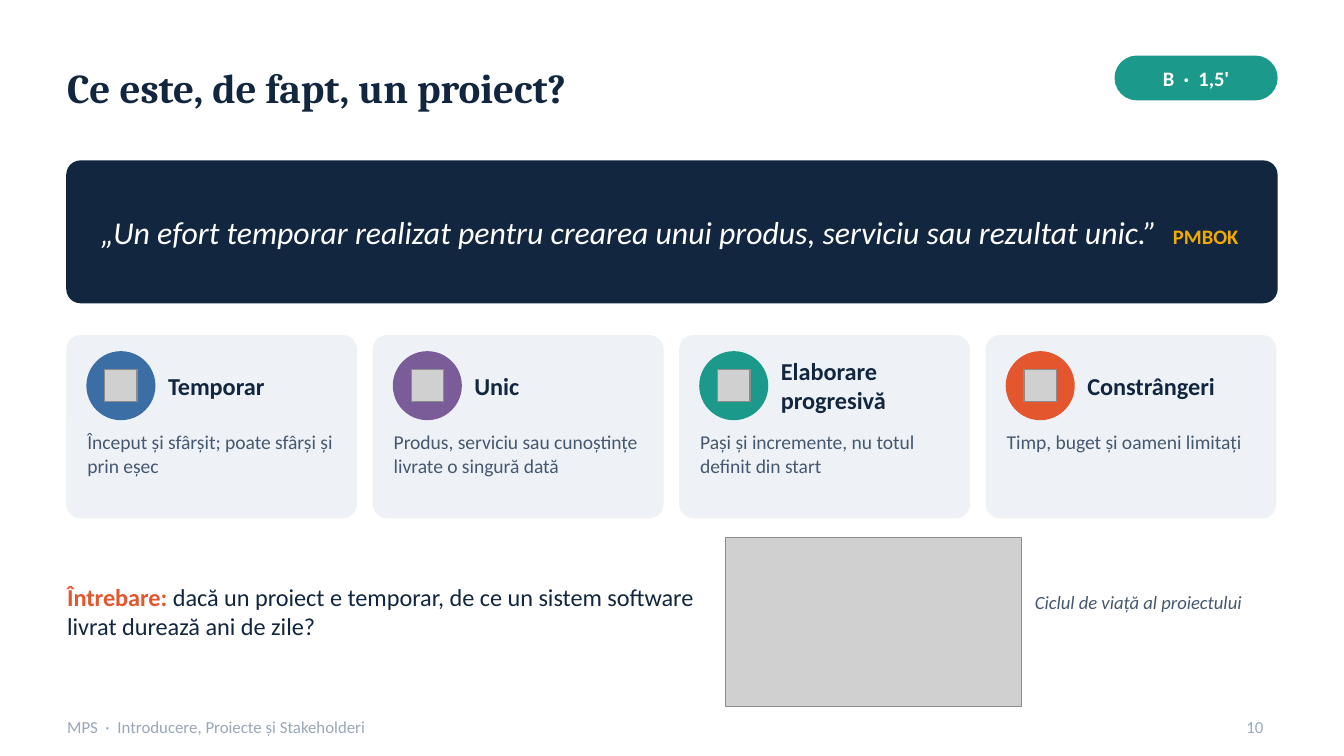
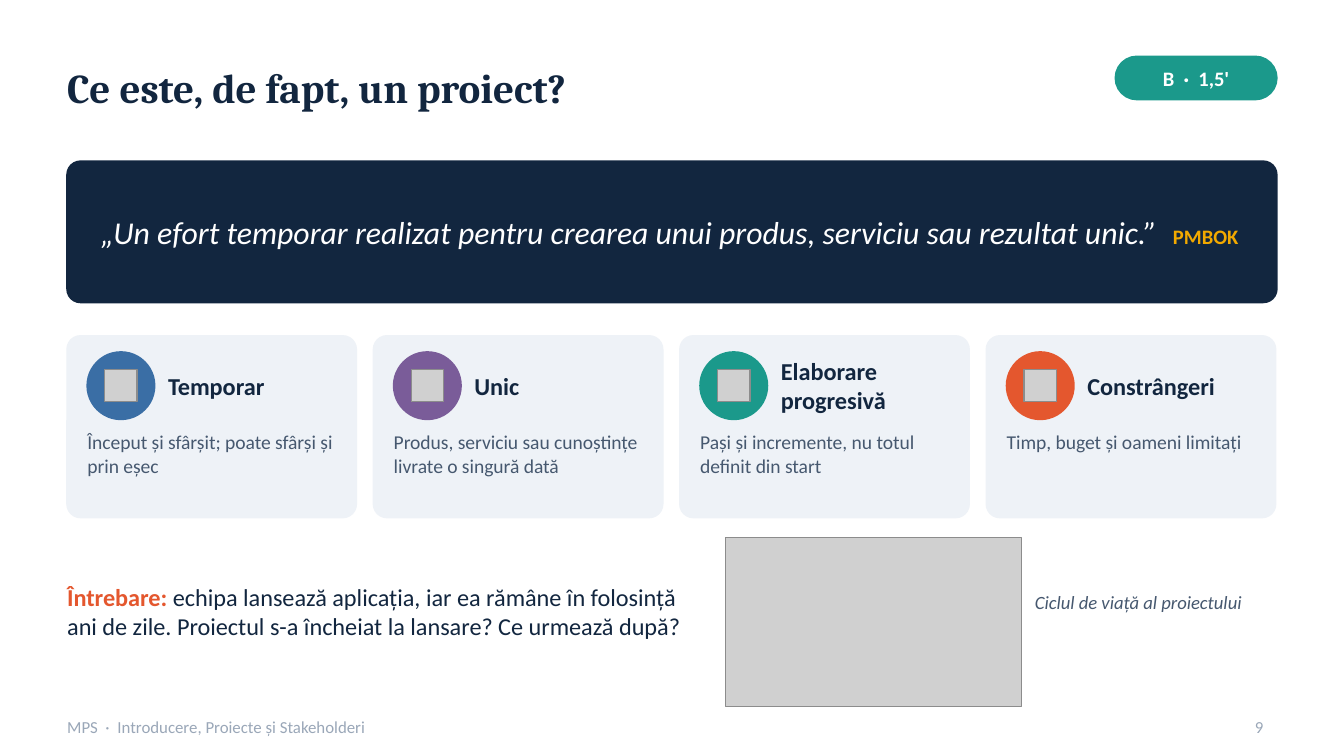
Before and after one commit to dobrinz123/PREZENTARE_MPS, a slide deck: slide 9 of Prezentare_MPS.pptx (slide 10 before the commit). Drawn at 1344x756 pixels with LibreOffice and Linux fonts; fonts in the diff are those of the drawing; grey boxes stand for pictures. Boxes give left, top, right and bottom in pixels: in the first picture for what was removed or moved away, otherwise in the second. Text is boxed around its words. In the diff, an @@ line names an element or a change of style, - is before the commit and + after.

```diff
--- a/Prezentare_MPS.pptx
+++ b/Prezentare_MPS.pptx
@@ text at [67, 586, 680, 639]: text changed @@
-Întrebare: dacă un proiect e temporar, de ce un sistem software livrat durează ani de zile?
+Întrebare: echipa lansează aplicația, iar ea rămâne în folosință ani de zile. Proiectul s-a încheiat la lansare? Ce urmează după?
@@ page number at [1255, 722, 1264, 733]: text changed @@
-10
+9
```
Also in this commit, not shown: 8 other slides changed, 2 slides added, 3 slides removed, 3 other files.
